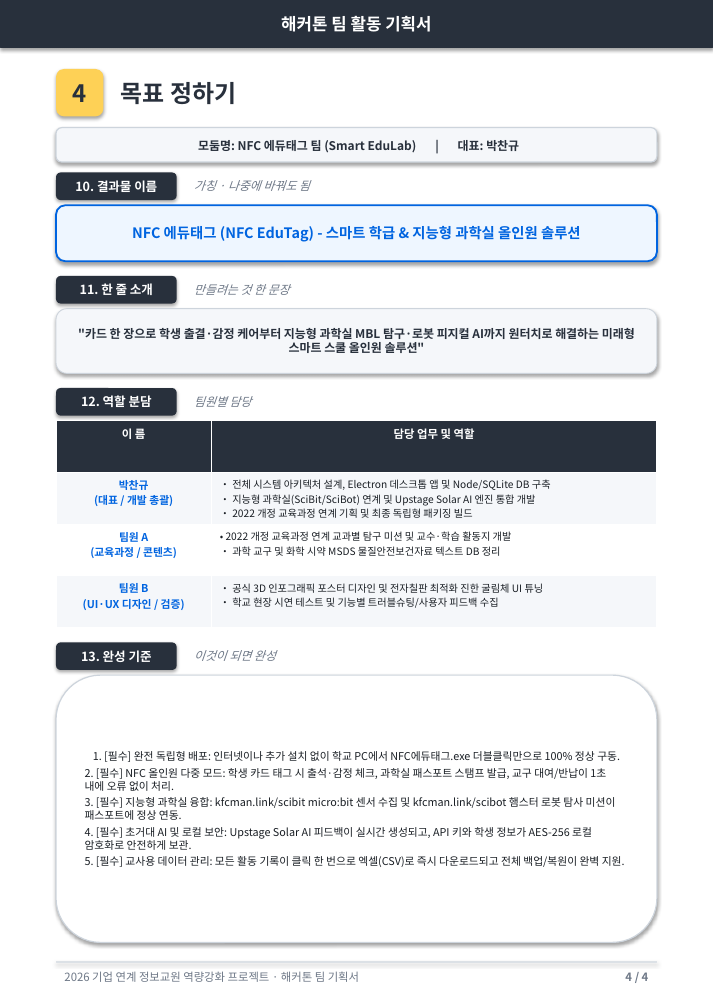
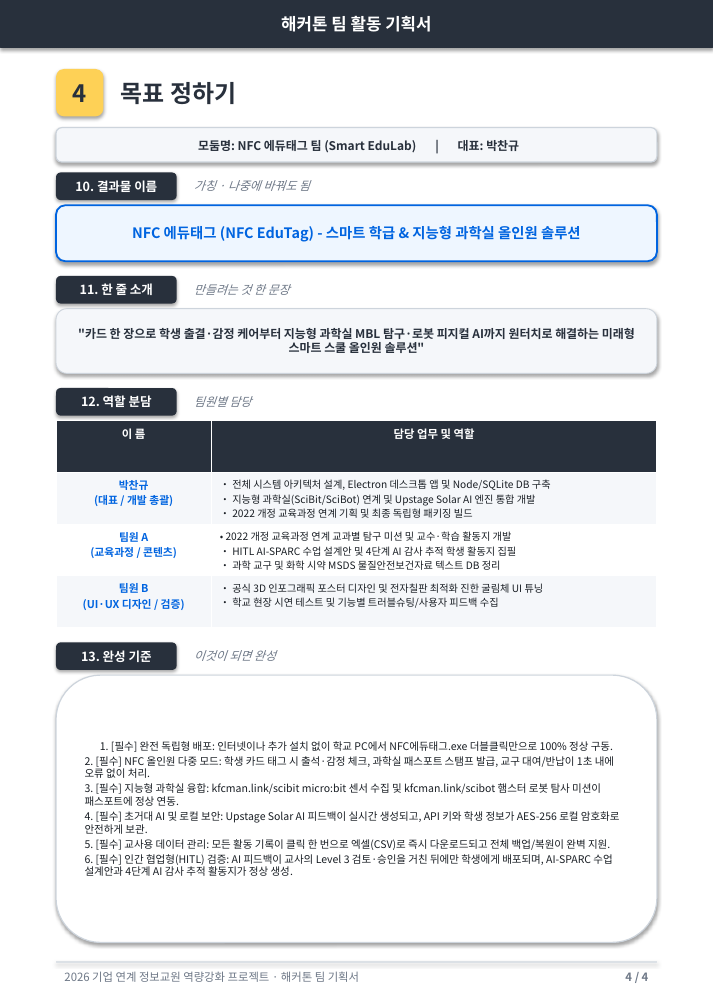
Before and after one commit to kfcman21/nfc-attendance, a slide deck: slide 4 of (완성본)해커톤_팀_활동_기획서_NFC에듀태그.pptx. Drawn at 713x1008 pixels with LibreOffice and Linux fonts; fonts in the diff are those of the drawing. Boxes give left, top, right and bottom in pixels: in the first picture for what was removed or moved away, otherwise in the second. Text is boxed around its words. In the diff, an @@ line names an element or a change of style, - is before the commit and + after.

```diff
--- a/(완성본)해커톤_팀_활동_기획서_NFC에듀태그.pptx
+++ b/(완성본)해커톤_팀_활동_기획서_NFC에듀태그.pptx
@@ table at box(56, 421, 657, 628) @@
-row 3, column 2: • 2022 개정 교육과정 연계 교과별 탐구 미션 및 교수·학습 활동지 개발 • 과학 교구 및 화학 시약 MSDS 물질안전보건자료 텍스트 DB 정리
+row 3, column 2: • 2022 개정 교육과정 연계 교과별 탐구 미션 및 교수·학습 활동지 개발 • HITL AI-SPARC 수업 설계안 및 4단계 AI 감사 추적 학생 활동지 집필 • 과학 교구 및 화학 시약 MSDS 물질안전보건자료 텍스트 DB 정리
@@ text in rounded rectangle at box(85, 741, 620, 850): size 9 to 8.8 pt in "1. [필수] 완전 독립형 배포: 인터넷이나 추가 ...", "2. [필수] NFC 올인원 다중 모드: 학생 ...", "3. [필수] 지능형 과학실 융합: kfcman.link/scibit micro:bit ...", "4. [필수] 초거대 AI 및 로컬 보안: ..." and 1 more places; less space between paragraphs @@
@@ text in rounded rectangle at box(85, 854, 612, 876): paragraph added @@
+6. [필수] 인간 협업형(HITL) 검증: AI 피드백이 교사의 Level 3 검토·승인을 거친 뒤에만 학생에게 배포되며, AI-SPARC 수업 설계안과 4단계 AI 감사 추적 활동지가 정상 생성.
```
Also in this commit, not shown: 3 other slides changed, 3 other files.
